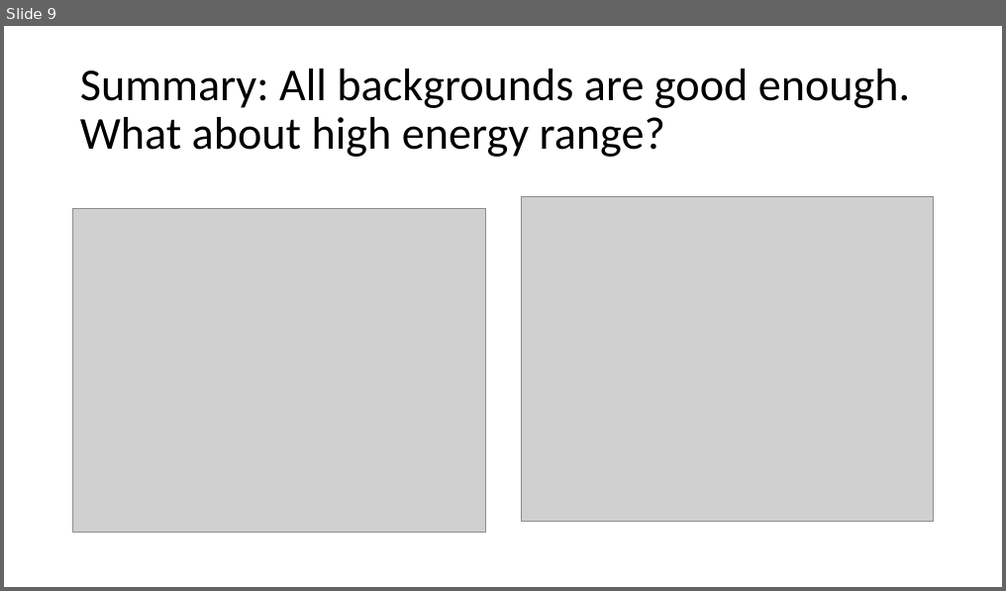
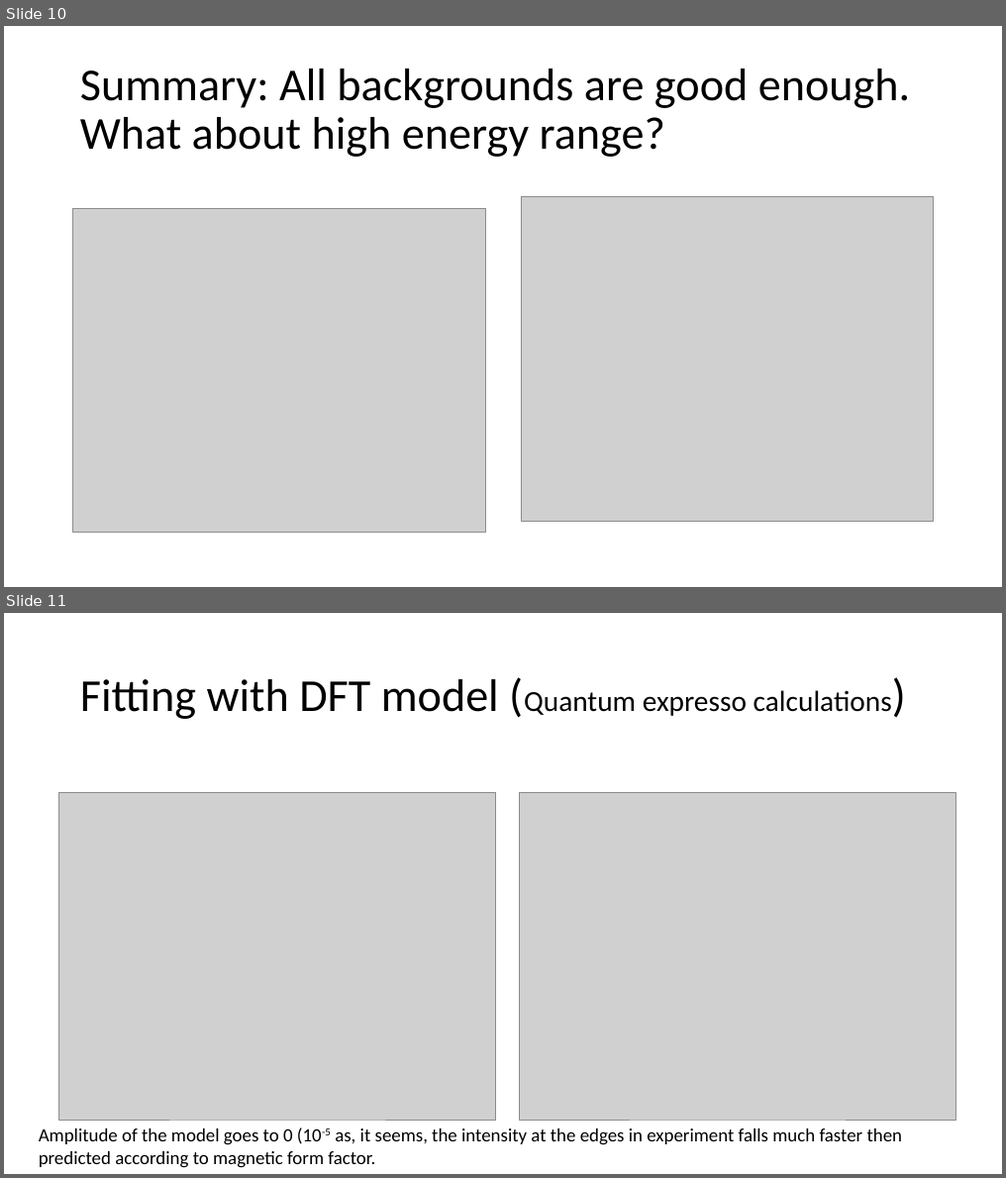
Before and after one commit to abuts/Fe, a slide deck: Article2020/Analysing_NP.pptx. Shown one above the other, each under a label of ours: slide 9 before the commit, slides 10 and 11 after it. The pictures are 1006x591 and 1006x1178 pixels, drawn with LibreOffice and Linux fonts; fonts in the diff are those of the drawing; grey boxes stand for pictures. Boxes give left, top, right and bottom in pixels: in the first picture for what was removed or moved away, otherwise in the second. Text is boxed around its words. In the diff, an @@ line names an element or a change of style, - is before the commit and + after.

```diff
--- a/Article2020/Analysing_NP.pptx
+++ b/Article2020/Analysing_NP.pptx
@@ slide 11 added at bbox=[4, 613, 1002, 1174], background #FFFFFF @@
@@ title added at bbox=[80, 679, 892, 719], 28 pt, text #000000 @@
+Fitting with DFT model (Quantum expresso calculations)
@@ picture added at bbox=[59, 792, 496, 1121] @@
@@ picture added at bbox=[519, 792, 955, 1121] @@
@@ text added at bbox=[39, 1128, 903, 1168], 18 pt, text #000000 @@
+Amplitude of the model goes to 0 (10-5 as, it seems, the intensity at the edges in experiment falls much faster then
+predicted according to magnetic form factor.
@@ what was slide 9 is now slide 10 @@
```
Also in this commit, not shown: 2 slides changed, 1 other slide added, 2 other files.
